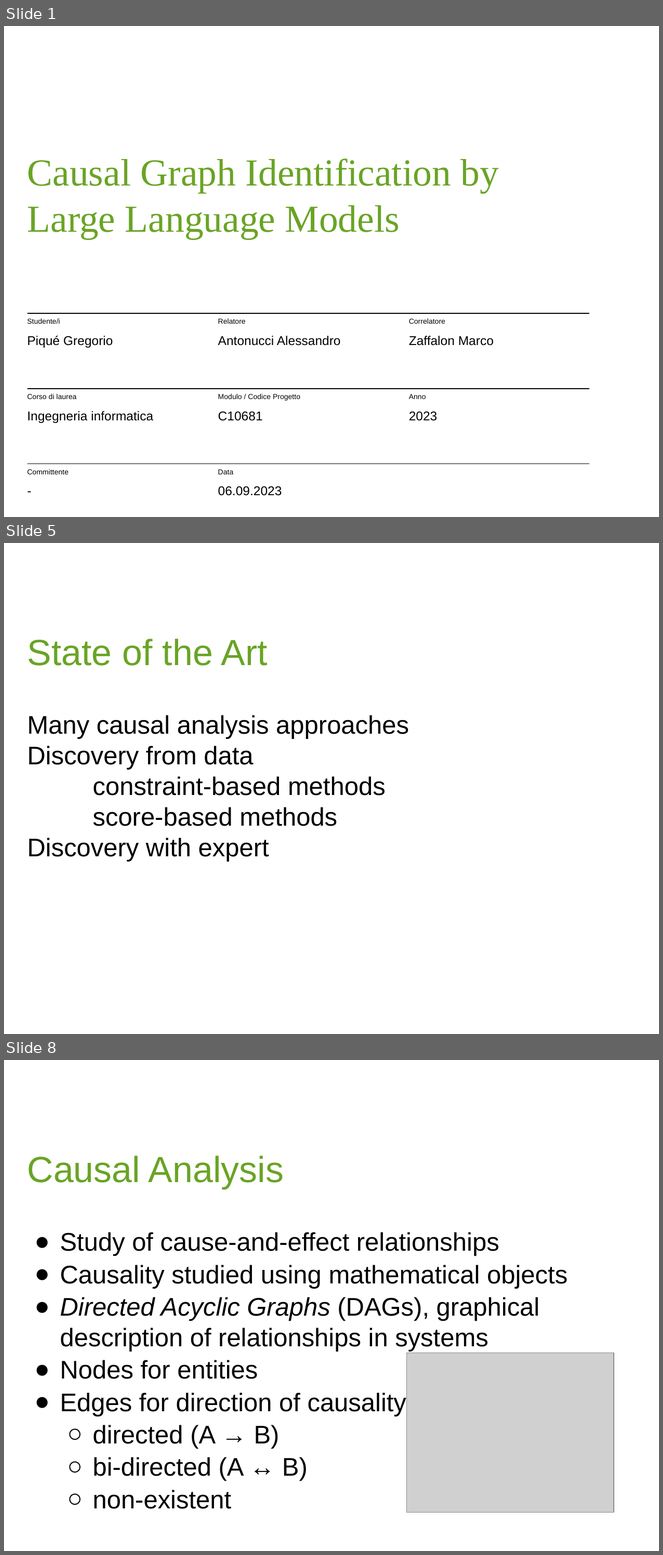
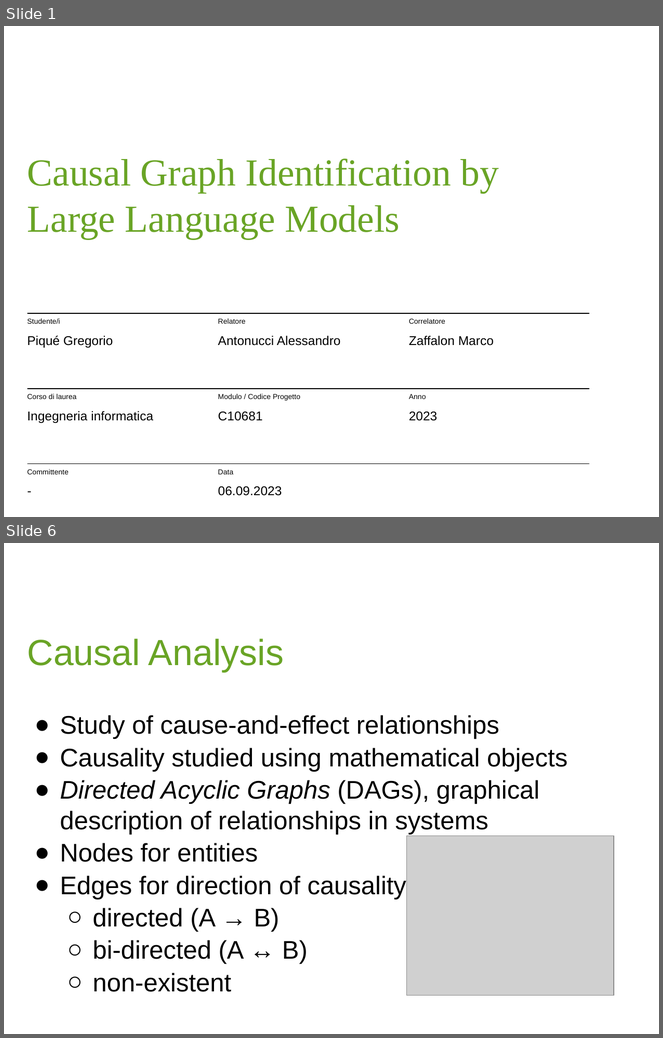
Before and after one commit to Pikerozzo/causal-llms, a slide deck: docs/PRES_PIQUE.pptx. Shown one above the other, each under a label of ours: slides 1, 5 and 8 before the commit, slides 1 and 6 after it; the slides between them are not shown. The pictures are 663x1555 and 663x1038 pixels, drawn with LibreOffice and Linux fonts; fonts in the diff are those of the drawing; grey boxes stand for pictures; background and template pictures are left out. Boxes give left, top, right and bottom in pixels: in the first picture for what was removed or moved away, otherwise in the second. Text is boxed around its words. In the diff, an @@ line names an element or a change of style, - is before the commit and + after.

```diff
--- a/docs/PRES_PIQUE.pptx
+++ b/docs/PRES_PIQUE.pptx
@@ slide 5 removed at [4,543,659,1034], background #FFFFFF @@
@@ text removed at [27,639,268,666] @@
-State of the Art
@@ text removed at [27,715,409,862] @@
-Many causal analysis approaches
-Discovery from data
-constraint-based methods
-score-based methods
-Discovery with expert
@@ what was slide 8 is now slide 6 @@
```
Also in this commit, not shown: 3 slides changed, 16 slides added, 5 other slides removed, 59 other files.
